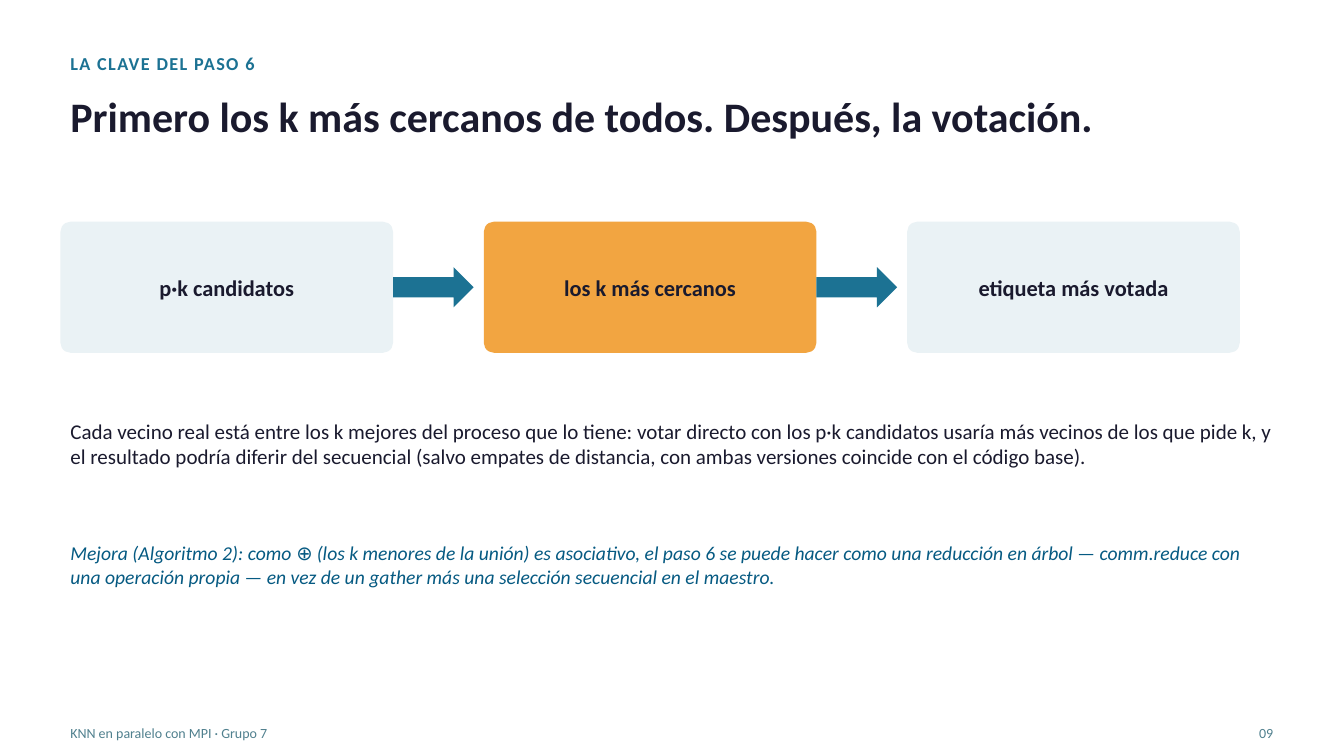
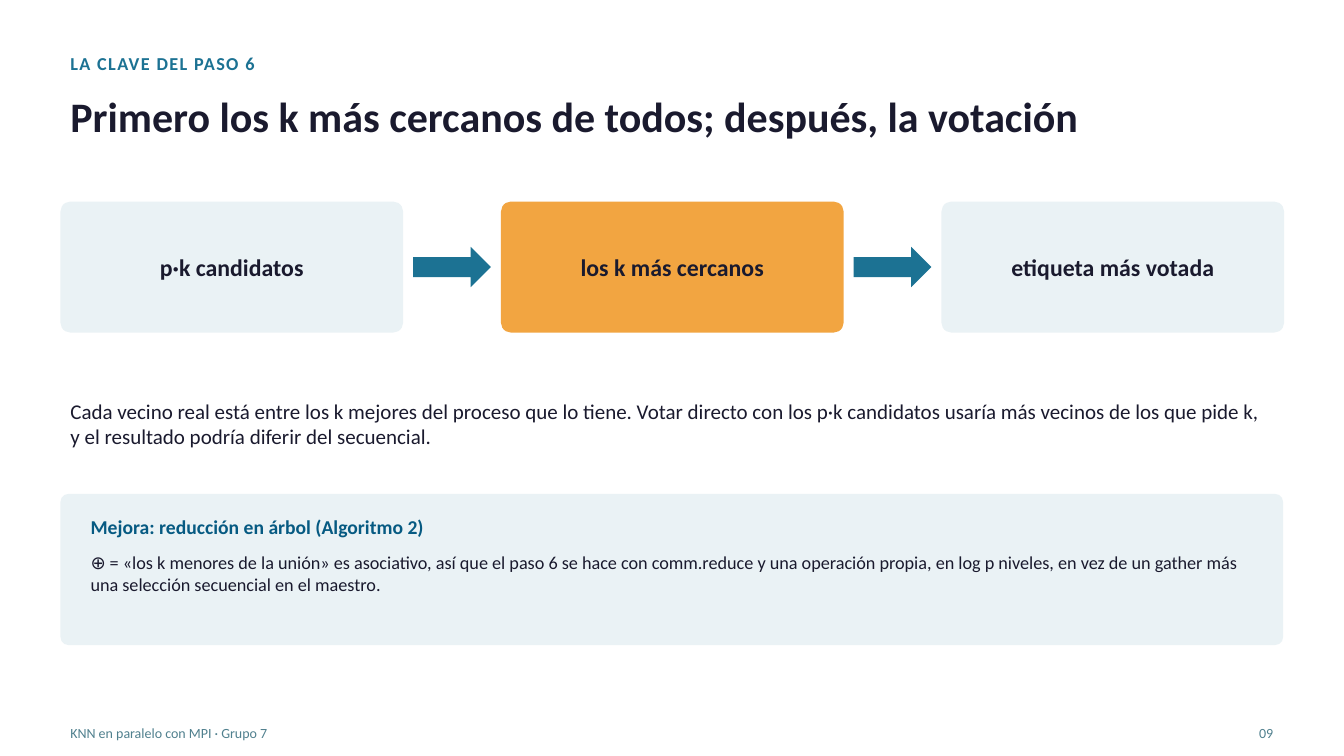
Before and after one commit to LuisIZ/Proyecto_CPD, a slide deck: slide 9 of docs/presentation/Presentacion-Entrega-Final.pptx. Drawn at 1344x756 pixels with LibreOffice and Linux fonts; fonts in the diff are those of the drawing. Boxes give left, top, right and bottom in pixels: in the first picture for what was removed or moved away, otherwise in the second. Text is boxed around its words. In the diff, an @@ line names an element or a change of style, - is before the commit and + after.

Commit message:
Resultados del informe, láminas de resultados y mediciones finales

```diff
--- a/docs/presentation/Presentacion-Entrega-Final.pptx
+++ b/docs/presentation/Presentacion-Entrega-Final.pptx
@@ text at (70,102,1078,139): text changed @@
-Primero los k más cercanos de todos. Después, la votación.
+Primero los k más cercanos de todos; después, la votación
@@ text "p·k candidatos": place and size @@
-text "p·k candidatos" at (159,280,294,300)
+text "p·k candidatos" at (160,259,304,280)
@@ rounded rectangle: place and size @@
-rounded rectangle at (60,222,393,353)
+rounded rectangle at (60,202,403,333)
@@ text "los k más cercanos": place and size @@
-text "los k más cercanos" at (564,280,736,296)
+text "los k más cercanos" at (581,259,764,276)
@@ rounded rectangle: place and size @@
-rounded rectangle at (484,222,817,353)
+rounded rectangle at (501,202,844,333)
@@ size 16 to 17 pt in 3 elements at (160,259,304,280), (581,259,764,276), (1011,259,1214,280) @@
@@ text "etiqueta más votada": place and size @@
-text "etiqueta más votada" at (979,280,1168,300)
+text "etiqueta más votada" at (1011,259,1214,280)
@@ rounded rectangle: place and size @@
-rounded rectangle at (907,222,1240,353)
+rounded rectangle at (942,202,1285,333)
@@ right arrow: place and size @@
-right arrow at (393,267,474,308)
+right arrow at (413,247,491,287)
@@ right arrow: place and size @@
-right arrow at (817,267,897,308)
+right arrow at (854,247,932,287)
@@ text at (70,404,1258,448): text changed @@
-Cada vecino real está entre los k mejores del proceso que lo tiene: votar directo con los p·k candidatos usaría más vecinos de los que pide k, y el resultado podría diferir del secuencial (salvo empates de distancia, con ambas versiones coincide con el código base).
+Cada vecino real está entre los k mejores del proceso que lo tiene. Votar directo con los p·k candidatos usaría más vecinos de los que pide k, y el resultado podría diferir del secuencial.
@@ rounded rectangle added at (60,494,1284,645), fill #EAF2F5 @@
@@ text added at (91,519,424,538), 14 pt, text #065A82, bold @@
+Mejora: reducción en árbol (Algoritmo 2)
@@ text "⊕ = «los k menores ..." at (91,556,1237,591): vertical alignment middle to top @@
@@ text at (91,556,1237,591): text changed; size 14 to 13 pt; text colour #065A82 to #1A1A2E; italic off @@
-Mejora (Algoritmo 2): como ⊕ (los k menores de la unión) es asociativo, el paso 6 se puede hacer como una reducción en árbol — comm.reduce con una operación propia — en vez de un gather más una selección secuencial en el maestro.
+⊕ = «los k menores de la unión» es asociativo, así que el paso 6 se hace con comm.reduce y una operación propia, en log p niveles, en vez de un gather más una selección secuencial en el maestro.
```
Also in this commit, not shown: 12 other slides changed, 7 slides added, 2 slides removed, 2 other files.
